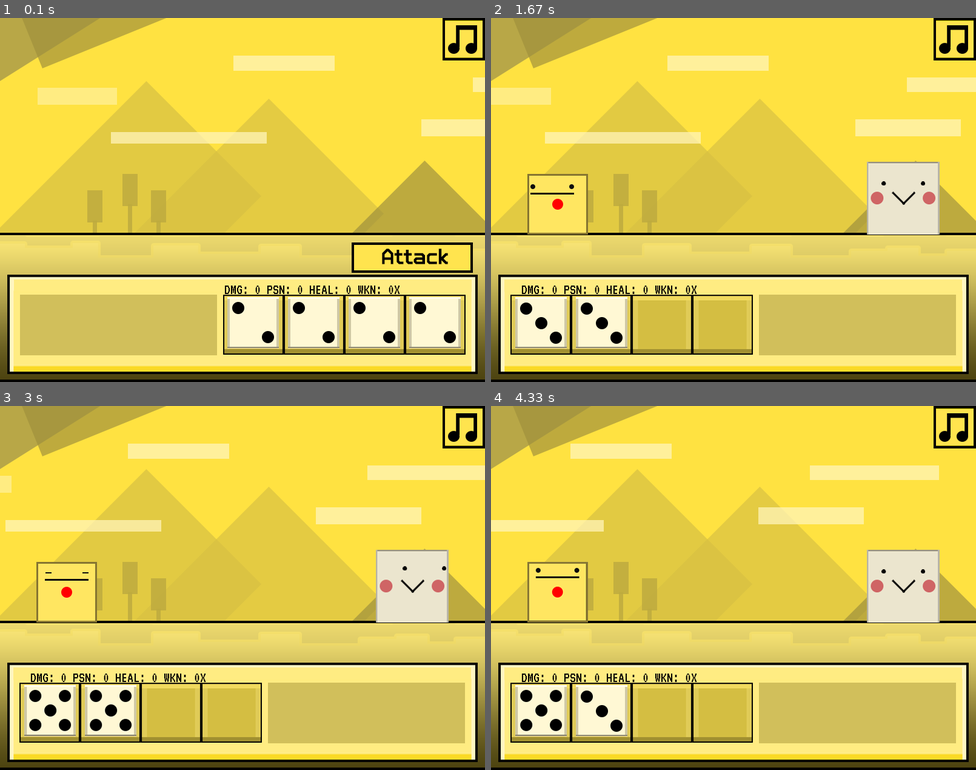
Above: before the commit, frames 1-4 (two rows, left to right).
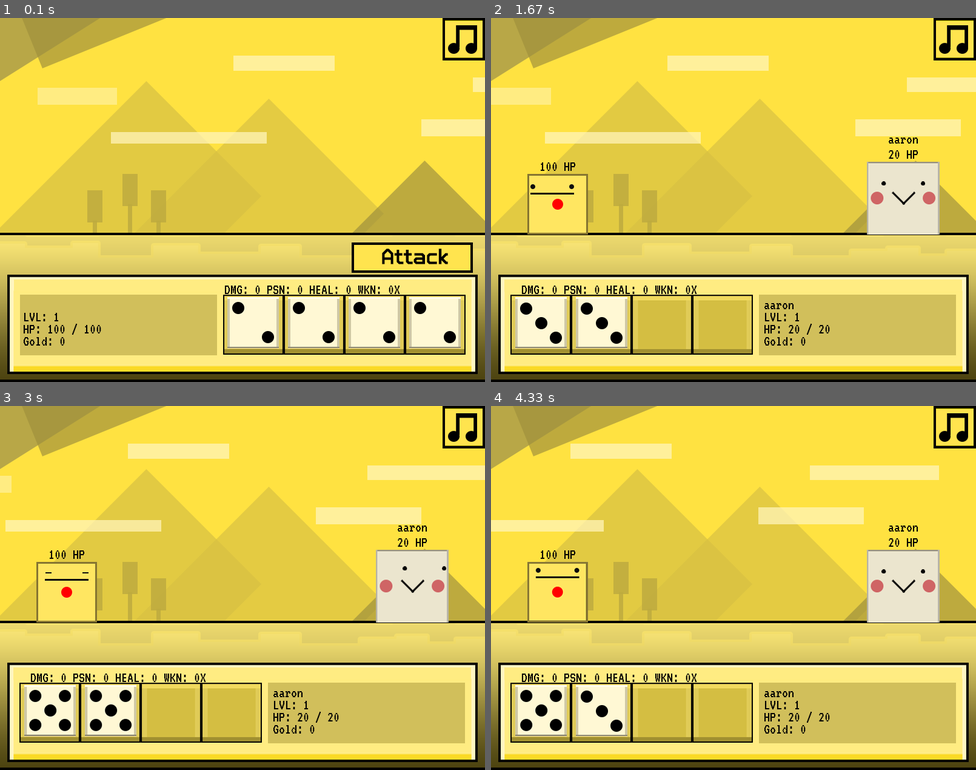
Above: after the commit, the same moments.

Repository: bloopsoup/DANGERdice
Game: pygame game, started from DANGERdice.py
Same seed, same stepped clock (60 frames per second), same inputs: the game is played once before the commit and once after it.
Inputs (mouse positions are in pixels of both pictures, inside the frame that each line leads up to):
- Up to frame 1 (0.1 s): no input
- Up to frame 2 (1.67 s): click (903, 258) at 0.38 s; click (956, 39) at 0.72 s; click (583, 145) at 1.05 s
- Up to frame 3 (3 s): click (465, 427) at 2.48 s; click (227, 526) at 2.82 s
- Up to frame 4 (4.33 s): no input

The runs differ from the first frame. In frame 1, 0.2% of the frame differs, in the area x 4-21%, y 81-90%; in frame 2, 0.4%, in the area x 10-88%, y 32-90%; in frame 3, 0.4%; in frame 4, 0.4%.

Commit message:
migrated the flashes in battle

Diff:
--- a/controller/states/battle.py
+++ b/controller/states/battle.py
@@ -4,6 +4,7 @@
 from ..loader import load_static, load_some_sprites, load_all_sprites, load_font, load_sound, load_idle_animation, \
     create_dice_set, create_enemy
 from ..themes import BUTTON_DEFAULT
+from entities.dice import DiceSet
 from gui.elements import StaticBG, MovingBackgroundElement, PTexts, Idle, Button
 from gui.commands import TimerCommand, MoveCommand
 
@@ -21,7 +22,10 @@
         self.enemy_set = create_dice_set(self.enemy.get_preference())
 
         self.player_display = Idle(load_all_sprites("player"), (0, 0), None, load_idle_animation("player"))
+        self.player_s_display = PTexts(load_all_sprites("player"), (0, 0), load_font("SS"), 2, [(0, -50), (0, -25)], True)
         self.enemy_display = Idle(load_all_sprites(enemy_name), (0, 0), None, load_idle_animation(enemy_name))
+        self.enemy_s_display = PTexts(load_all_sprites(enemy_name), (0, 0), load_font("SS"), 2, [(0, -50), (0, -25)], True)
+        self.stat_display = PTexts([pygame.Surface((1, 1))], (38, 460), load_font("SS"), 4, [(0, 0), (0, 20), (0, 40), (0, 60)], False)
         self.damage_display = PTexts([load_static("black")], (0, 0), load_font("SS"), 2, [(50, 435), (370, 435)], False)
         self.reward_display = PTexts([load_static("black")], (0, 0), load_font("M"), 1, [(0, 100)], True)
 
@@ -32,8 +36,13 @@
 
         self.canvas.add_element(self.player_display, 0)
         self.player_display.set_position(pygame.Vector2(-300, 257))
+        self.canvas.add_element(self.player_s_display, 0)
+        self.player_s_display.set_text(0, self.player.get_name())
         self.canvas.add_element(self.enemy_display, 0)
         self.enemy_display.set_position(pygame.Vector2(1000, 357 - self.enemy_display.get_height()))
+        self.canvas.add_element(self.enemy_s_display, 0)
+        self.enemy_s_display.set_text(0, self.enemy.get_name())
+        self.canvas.add_element(self.stat_display, 0)
         self.canvas.add_element(self.damage_display, 0)
         self.damage_display.set_texts(["", str(self.damage_handler)])
         self.canvas.add_element(self.reward_display, 0)
@@ -54,8 +63,8 @@
         music_handler.change(load_sound("huh", False))
 
     def update_components(self):
-        self.damage_display.set_text(1 if self.your_turn else 0, str(self.damage_handler))
         self.update_set_on_canvas()
+        self.update_text_on_canvas()
 
     def add_player_set_to_canvas(self):
         """Adds a player's or enemy's dice to the canvas."""
@@ -73,6 +82,18 @@
             die_display.set_idle(not die.is_rolled())
             if die.is_rolled():
                 die_display.set_image(die.get_rolled())
+
+    def update_text_on_canvas(self):
+        """Updates the text to reflect the latest state."""
+        self.player_s_display.set_position(self.player_display.get_position())
+        self.player_s_display.set_text(1, "{0} HP".format(self.player.get_health()))
+        self.enemy_s_display.set_position(self.enemy_display.get_position())
+        self.enemy_s_display.set_text(1, "{0} HP".format(self.enemy.get_health()))
+        entity = self.player if self.your_turn else self.enemy
+        self.stat_display.set_texts([entity.get_name(), "LVL: {0}".format(entity.get_level()),
+                                     "HP: {0} / {1}".format(entity.get_health(), entity.get_max_health()),
+                                     "Gold: {0}".format(entity.get_money())])
+        self.damage_display.set_text(1 if self.your_turn else 0, str(self.damage_handler))
 
     def enable_hud(self):
         """Enables the HUD for interaction."""
@@ -93,21 +114,40 @@
         self.canvas.delete_group(2)
         self.add_player_set_to_canvas()
 
+        pos = (38, 460) if self.your_turn else (450, 460)
+        self.stat_display.set_position(pygame.Vector2(pos))
         new_texts = ["", str(self.damage_handler)] if self.your_turn else [str(self.damage_handler), ""]
         self.damage_display.set_texts(new_texts)
+
+    def popup_notice(self, notice: str, func):
+        """Pops up a notice for a short time and runs func after."""
+        self.disable_hud()
+        self.canvas.add_element(StaticBG([load_static(notice)], (0, 210)), 3)
+        self.command_queue.append_commands([TimerCommand(0.5, func)])
 
     def roll(self, i: int):
         """Roll the player's ith die and update the damage handler."""
         if not self.active:
             return
+
         dice_set = self.player_set if self.your_turn else self.enemy_set
         amount, damage_type = dice_set.roll_die(i, False)
-        if dice_set.needs_reset():
-            dice_set.reset_dice()
-        music_handler.play_sfx(load_sound("roll", True))
         self.damage_handler.add_damage(amount, damage_type)
+
+        if amount != -1:
+            music_handler.play_sfx(load_sound("roll", True))
         if amount == 0:
-            self.end_turn()
+            music_handler.play_sfx(load_sound("one", True))
+            self.popup_notice("rolled_one", self.end_turn)
+        elif dice_set.needs_reset():
+            music_handler.play_sfx(load_sound("good", True))
+            self.popup_notice("refresh", lambda: self.reset_rolls(dice_set))
+
+    def reset_rolls(self, dice_set: DiceSet):
+        """Reset the rolls and removes the REFRESH display."""
+        self.canvas.delete_group(3)
+        dice_set.reset_dice()
+        self.enable_hud()
 
     def attack(self):
         """Applies damage to the other player."""
@@ -119,6 +159,9 @@
         """Switches to the other player's turn."""
         self.disable_hud()
         self.your_turn = not self.your_turn
+        self.player_set.reset_dice()
+        self.enemy_set.reset_dice()
         self.damage_handler.reset()
+        self.canvas.delete_group(3)
         self.switch_hud()
         self.enable_hud()
